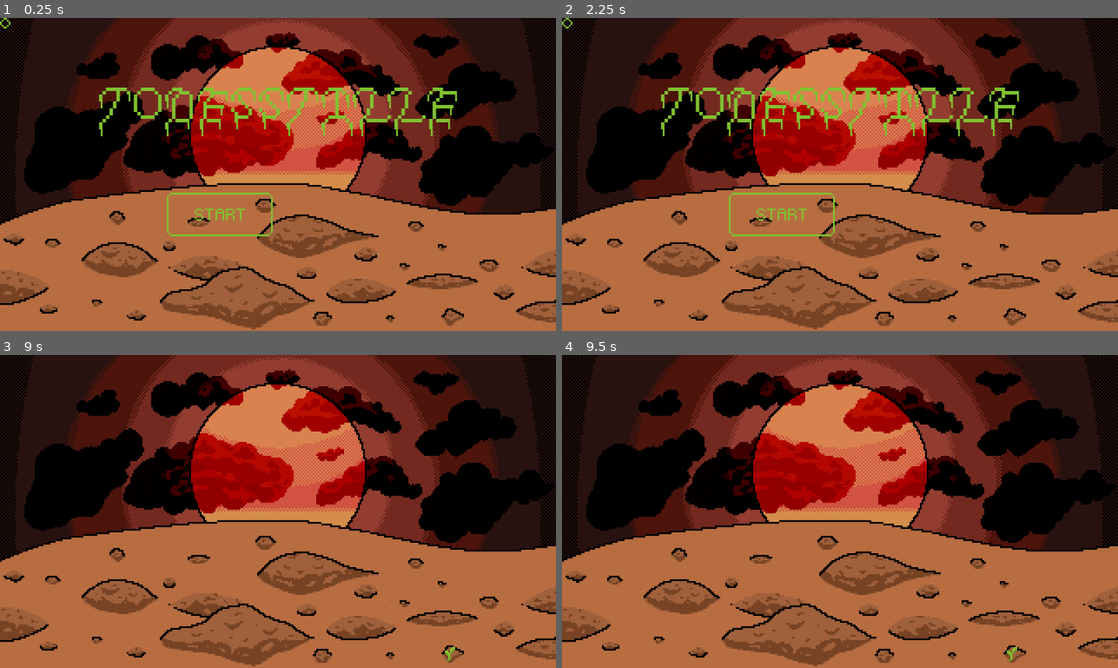
Above: before the commit, frames 1-4 (two rows, left to right).
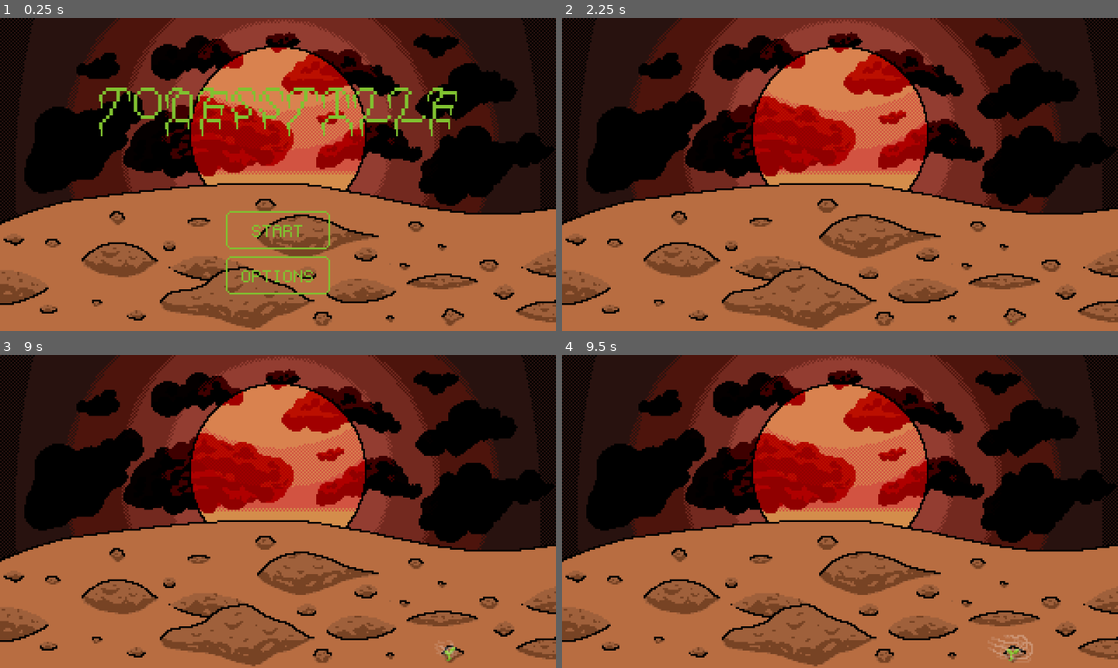
Above: after the commit, the same moments.

Repository: SuperTuxii/Todesstille
Game: Godot game, scene res://scenes/main.tscn
Two runs of this game, one before a commit and one after it. Both use one fixed random seed, a clock stepped at 60 frames per second and the inputs below.
Inputs (mouse positions are in pixels of both pictures, inside the frame that each line leads up to; where the layout moved, square brackets give the same spot in the first picture):
- Up to frame 1 (0.25 s): no input
- Up to frame 2 (2.25 s): click (567, 24) at 0.52 s; click (840, 274) [567, 24] at 1.25 s; click (840, 230) [567, 24] at 2 s
- Up to frame 3 (9 s): click (222, 549) at 2.75 s, where only the run before the commit has a clickable "╭─────────╮ │ START │ ╰──────…"; tap Enter at 3.5, 5, 6.5 s; move the mouse to (400, 495) at 3.52 s; hold Right 3.53-4.28 s; tap Alt every 1.5 s from 3.6 to 8.1 s; tap Space at 4.25, 5.75, 7.25 s; move the mouse to (166, 527) at 4.27 s; hold Down 4.28-5.03 s; tap Shift every 1.5 s from 4.35 to 8.85 s; move the mouse to (333, 442) at 5.02 s; hold Right 5.03-5.78 s; move the mouse to (250, 574) at 5.77 s; hold Up 5.78-6.53 s; move the mouse to (444, 558) at 6.52 s; hold Left 6.53-8.03 s; move the mouse to (111, 464) at 7.27 s; move the mouse to (305, 511) at 8.02 s; hold Down 8.03-8.78 s; move the mouse to (194, 433) at 8.77 s; hold Right from 8.78 s (still down)
- Up to frame 4 (9.5 s): keep holding Right

The runs differ from the first frame. In frame 1, 1.5% of the frame differs, in the area x 0-60%, y 0-89%; in frame 2, 2.9%, in the area x 0-83%, y 0-98%; in frame 3, less than 0.1%; in frame 4, 0.2%.

Commit message:
Yay finished my custom look for the buttons

Diff:
--- a/scenes/main.tscn
+++ b/scenes/main.tscn
@@ -1,7 +1,6 @@
-[gd_scene load_steps=73 format=3 uid="uid://c23w72cpkmlnw"]
+[gd_scene load_steps=67 format=3 uid="uid://c23w72cpkmlnw"]
 
 [ext_resource type="Texture2D" uid="uid://b0g75qxacmj2f" path="res://assets/textures/title_screen_background.png" id="1_o6xl0"]
-[ext_resource type="FontFile" uid="uid://csr80w2utqplr" path="res://assets/fonts/PixelCode2.ttf" id="1_tefeu"]
 [ext_resource type="Script" uid="uid://cnlmca4bml2y" path="res://scripts/main.gd" id="1_tipki"]
 [ext_resource type="Texture2D" uid="uid://b4hbgc718wck3" path="res://assets/textures/title.png" id="3_xhfw6"]
 [ext_resource type="PackedScene" uid="uid://b474h2ftyfj5u" path="res://scenes/styled_button.tscn" id="4_1epgm"]
@@ -67,16 +66,6 @@
 [ext_resource type="Texture2D" uid="uid://bp3cnh710ohpu" path="res://assets/textures/start_animation/frame0059.png" id="67_4b36k"]
 [ext_resource type="Texture2D" uid="uid://b8o7f5l2h0h8s" path="res://assets/textures/start_animation/frame0060.png" id="68_1v8b0"]
 
-[sub_resource type="StyleBoxEmpty" id="StyleBoxEmpty_xhfw6"]
-
-[sub_resource type="StyleBoxEmpty" id="StyleBoxEmpty_o6xl0"]
-
-[sub_resource type="StyleBoxEmpty" id="StyleBoxEmpty_tipki"]
-
-[sub_resource type="StyleBoxEmpty" id="StyleBoxEmpty_85g3d"]
-
-[sub_resource type="StyleBoxEmpty" id="StyleBoxEmpty_choun"]
-
 [sub_resource type="SpriteFrames" id="SpriteFrames_t5ykj"]
 animations = [{
 "frames": [{
@@ -308,9 +297,6 @@
 grow_vertical = 2
 texture = ExtResource("3_xhfw6")
 
-[node name="OptionsButton" parent="TitleScreen" instance=ExtResource("4_1epgm")]
-layout_mode = 0
-
 [node name="Buttons" type="VBoxContainer" parent="TitleScreen"]
 layout_mode = 1
 anchors_preset = -1
@@ -319,28 +305,29 @@
 anchor_right = 0.5
 anchor_bottom = 1.0
 grow_horizontal = 2
-scale = Vector2(0.5, 0.5)
 alignment = 1
 
-[node name="StartButton" type="Button" parent="TitleScreen/Buttons"]
+[node name="StartButton" parent="TitleScreen/Buttons" instance=ExtResource("4_1epgm")]
+custom_minimum_size = Vector2(60, 22)
 layout_mode = 2
 size_flags_horizontal = 4
 size_flags_vertical = 4
-theme_override_colors/font_color = Color(0.5019608, 0.7607843, 0.1882353, 1)
-theme_override_colors/font_focus_color = Color(0.5019608, 0.7607843, 0.1882353, 1)
-theme_override_colors/font_pressed_color = Color(0.36780003, 0.6, 0.08399999, 1)
-theme_override_colors/font_hover_color = Color(0.58673185, 0.78125, 0.35095215, 1)
-theme_override_colors/font_hover_pressed_color = Color(0.36862746, 0.6, 0.08235294, 1)
-theme_override_fonts/font = ExtResource("1_tefeu")
-theme_override_font_sizes/font_size = 18
-theme_override_styles/normal = SubResource("StyleBoxEmpty_xhfw6")
-theme_override_styles/pressed = SubResource("StyleBoxEmpty_o6xl0")
-theme_override_styles/hover = SubResource("StyleBoxEmpty_tipki")
-theme_override_styles/disabled = SubResource("StyleBoxEmpty_85g3d")
-theme_override_styles/focus = SubResource("StyleBoxEmpty_choun")
-text = "╭─────────╮
-│  START  │
-╰─────────╯"
+text = "START"
+minimum_size = Vector2(60, 0)
+color = Color(0.5019608, 0.7607843, 0.1882353, 1)
+hover_color = Color(0.5882353, 0.78039217, 0.34901962, 1)
+pressed_color = Color(0.36862746, 0.6, 0.08235294, 1)
+
+[node name="OptionsButton" parent="TitleScreen/Buttons" instance=ExtResource("4_1epgm")]
+custom_minimum_size = Vector2(60, 22)
+layout_mode = 2
+size_flags_horizontal = 4
+size_flags_vertical = 4
+text = "OPTIONS"
+minimum_size = Vector2(60, 0)
+color = Color(0.5019608, 0.7607843, 0.1882353, 1)
+hover_color = Color(0.5882353, 0.78039217, 0.34901962, 1)
+pressed_color = Color(0.36862746, 0.6, 0.08235294, 1)
 
 [node name="StartAnimation" type="AnimatedSprite2D" parent="."]
 visible = false
--- a/scenes/styled_button.tscn
+++ b/scenes/styled_button.tscn
@@ -17,6 +17,7 @@
 
 [node name="StyledButton" type="NinePatchRect"]
 material = ExtResource("1_clwuy")
+custom_minimum_size = Vector2(15, 10)
 offset_right = 6.0
 offset_bottom = 6.0
 texture = ExtResource("2_4vsgu")
--- a/scripts/styled_button.gd
+++ b/scripts/styled_button.gd
@@ -1,53 +1,93 @@
+@tool
 class_name StyledButton extends NinePatchRect
 
-@export_category("Button")
 @export_multiline
 var text: String:
 	set(value):
-		button.text = value
+		$Button.text = value
 	get:
-		return button.text
+		return $Button.text
 @export
 var icon: Texture2D:
 	set(value):
-		button.icon = icon
+		$Button.icon = icon
 	get:
-		return button.icon
+		return $Button.icon
 @export
 var disabled: bool:
 	set(value):
-		button.disabled = value
+		$Button.disabled = value
 	get:
-		return button.disabled
+		return $Button.disabled
 @export
 var toggle_mode: bool:
 	set(value):
-		button.toggle_mode = value
+		$Button.toggle_mode = value
 	get:
-		return button.toggle_mode
-
-@onready
-var button: Button = $Button
+		return $Button.toggle_mode
+@export
+var font_size: int = 9:
+	set(value):
+		$Button.add_theme_font_size_override("font_size", value)
+	get:
+		return $Button.get_theme_font_size("font_size")
+@export
+var margin: Vector2 = Vector2(15, 10):
+	set(value):
+		margin = value
+		_on_button_minimum_size_changed()
+@export
+var minimum_size: Vector2:
+	set(value):
+		minimum_size = value
+		_on_button_minimum_size_changed()
+@export_group("Colors")
+@export
+var color: Color = Color.GRAY:
+	set(value):
+		$Button.add_theme_color_override("font_color", value)
+		$Button.add_theme_color_override("font_focus_color", value)
+		color = value
+@export
+var hover_color: Color = Color.WHITE:
+	set(value):
+		$Button.add_theme_color_override("font_hover_color", value)
+		hover_color = value
+@export
+var pressed_color: Color = Color.DIM_GRAY:
+	set(value):
+		$Button.add_theme_color_override("font_pressed_color", value)
+		$Button.add_theme_color_override("font_hover_pressed_color", value)
+		pressed_color = value
 
 signal button_down
 signal button_up
 signal pressed
 signal toggled(toggled_on: bool)
 
+func _ready() -> void:
+	material = material.duplicate()
+
+func set_color(p_color: Color):
+	material.set_shader_parameter("color", p_color)
+
 func _on_button_mouse_entered() -> void:
-	pass # Replace with function body.
+	if !$Button.button_pressed:
+		set_color(hover_color)
 
 func _on_button_mouse_exited() -> void:
-	pass # Replace with function body.
+	set_color(pressed_color if $Button.button_pressed else color)
 
 func _on_button_minimum_size_changed() -> void:
-	pass # Replace with function body.
-
+	if has_node("Button") and $Button.is_node_ready():
+		custom_minimum_size = Vector2(max($Button.get_minimum_size().x + margin.x, minimum_size.x), max($Button.get_minimum_size().y + margin.y, minimum_size.y))
 
 func _on_button_button_down() -> void:
 	button_down.emit()
+	set_color(pressed_color)
 func _on_button_button_up() -> void:
 	button_up.emit()
+	set_color(hover_color if $Button.is_hovered() else color)
 func _on_button_pressed() -> void:
 	pressed.emit()
 func _on_button_toggled(toggled_on: bool) -> void:
